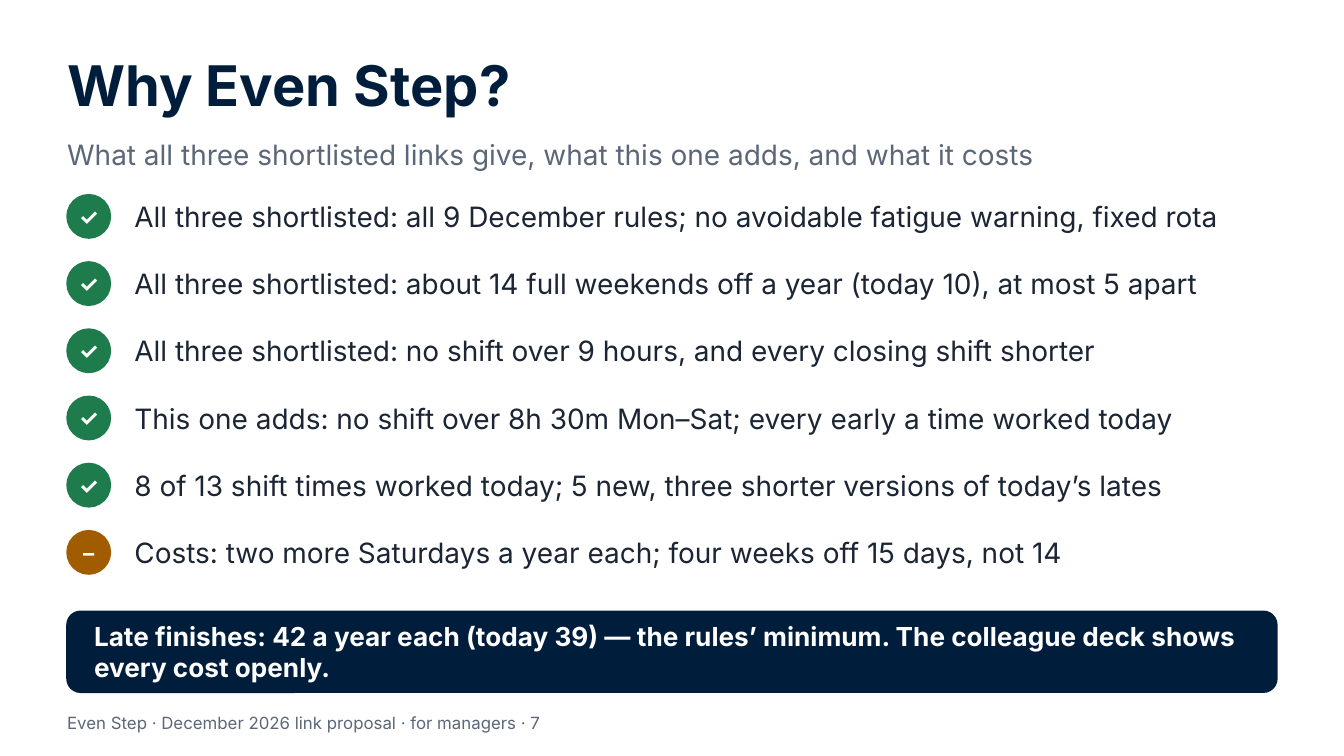
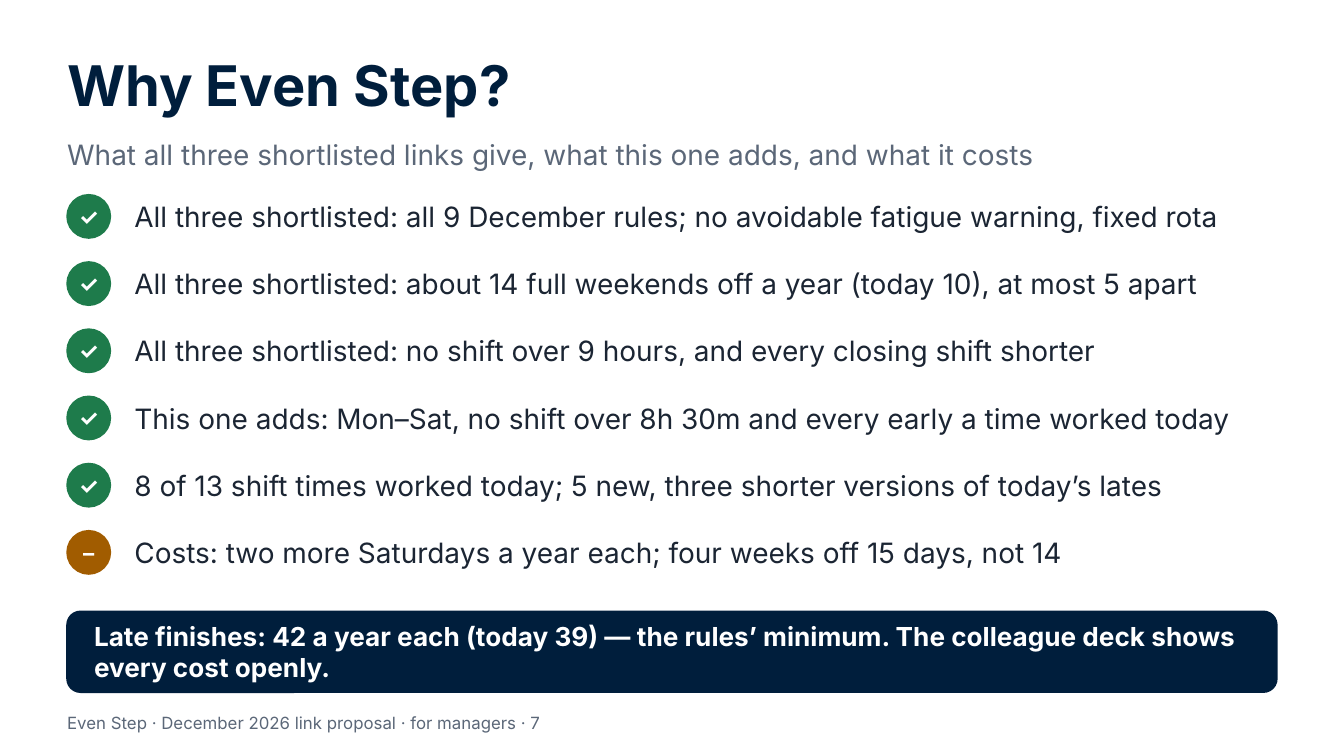
Before and after one commit to Garethdavidmiller/roster-app, a slide deck: slide 7 of docs/links-26/presentations/Even-Step-for-managers.pptx. Drawn at 1344x756 pixels with LibreOffice and Linux fonts; fonts in the diff are those of the drawing. Boxes give left, top, right and bottom in pixels: in the first picture for what was removed or moved away, otherwise in the second. Text is boxed around its words. In the diff, an @@ line names an element or a change of style, - is before the commit and + after.

```diff
--- a/docs/links-26/presentations/Even-Step-for-managers.pptx
+++ b/docs/links-26/presentations/Even-Step-for-managers.pptx
@@ text at (134, 407, 1229, 435): text changed @@
-This one adds: no shift over 8h 30m Mon–Sat; every early a time worked today
+This one adds: Mon–Sat, no shift over 8h 30m and every early a time worked today
```
Also in this commit, not shown: 27 other files.
